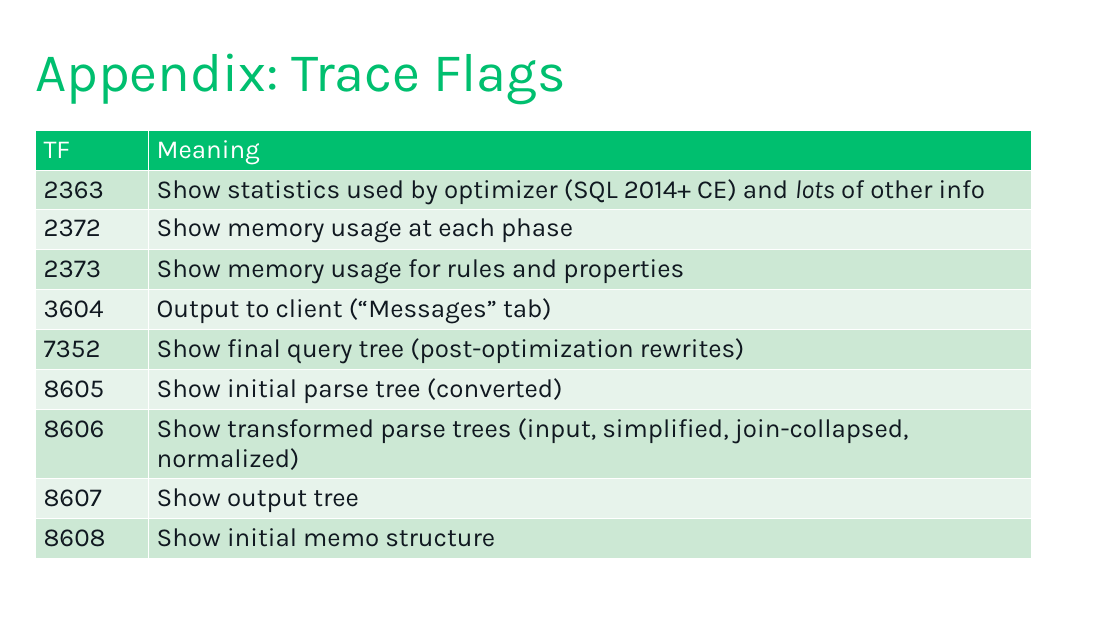
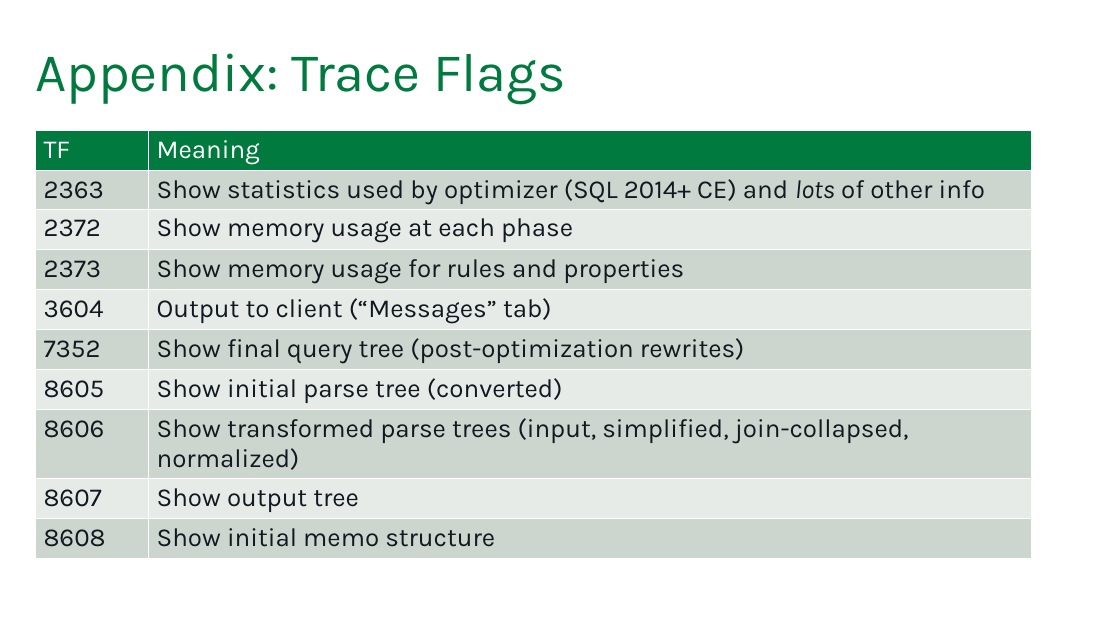
Before and after one commit to tf3604/OptimizerPresentation, a slide deck: slide 58 of Optimizer.pptx (slide 57 before the commit). Drawn at 1120x630 pixels with LibreOffice and Linux fonts; fonts in the diff are those of the drawing; background and template pictures are left out. Boxes give left, top, right and bottom in pixels: in the first picture for what was removed or moved away, otherwise in the second. Text is boxed around its words. In the diff, an @@ line names an element or a change of style, - is before the commit and + after.

```diff
--- a/Optimizer.pptx
+++ b/Optimizer.pptx
@@ title "Appendix: Trace Flags" at [35, 53, 566, 105]: text colour #00BF6F to #007A3E @@
@@ table at [35, 130, 1031, 551] @@
@@ fill #00BF6F to #007A3E in row 1 @@
@@ fill #CCE8D5 to #CCD7CE in 10 cells @@
@@ fill #E7F4EB to #E7ECE8 in 8 cells @@
```
Also in this commit, not shown: 51 other slides changed, 1 slide added.
